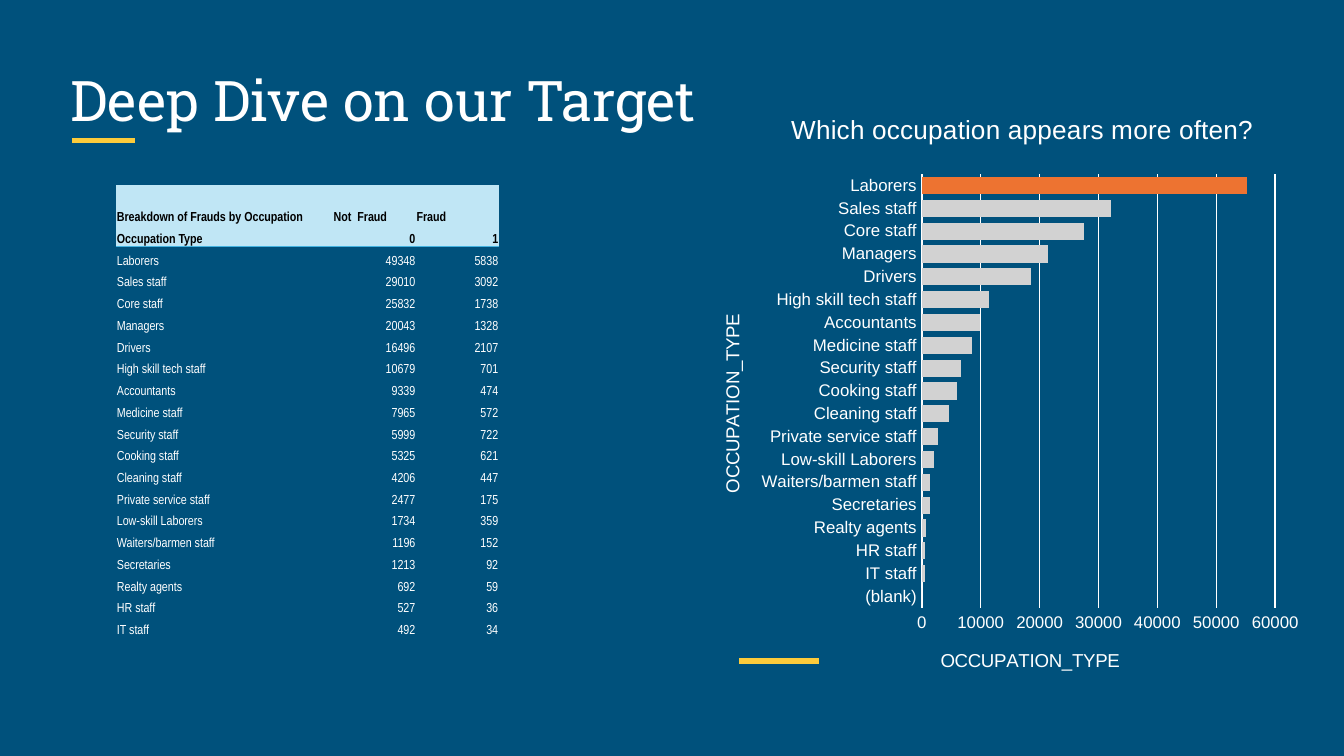
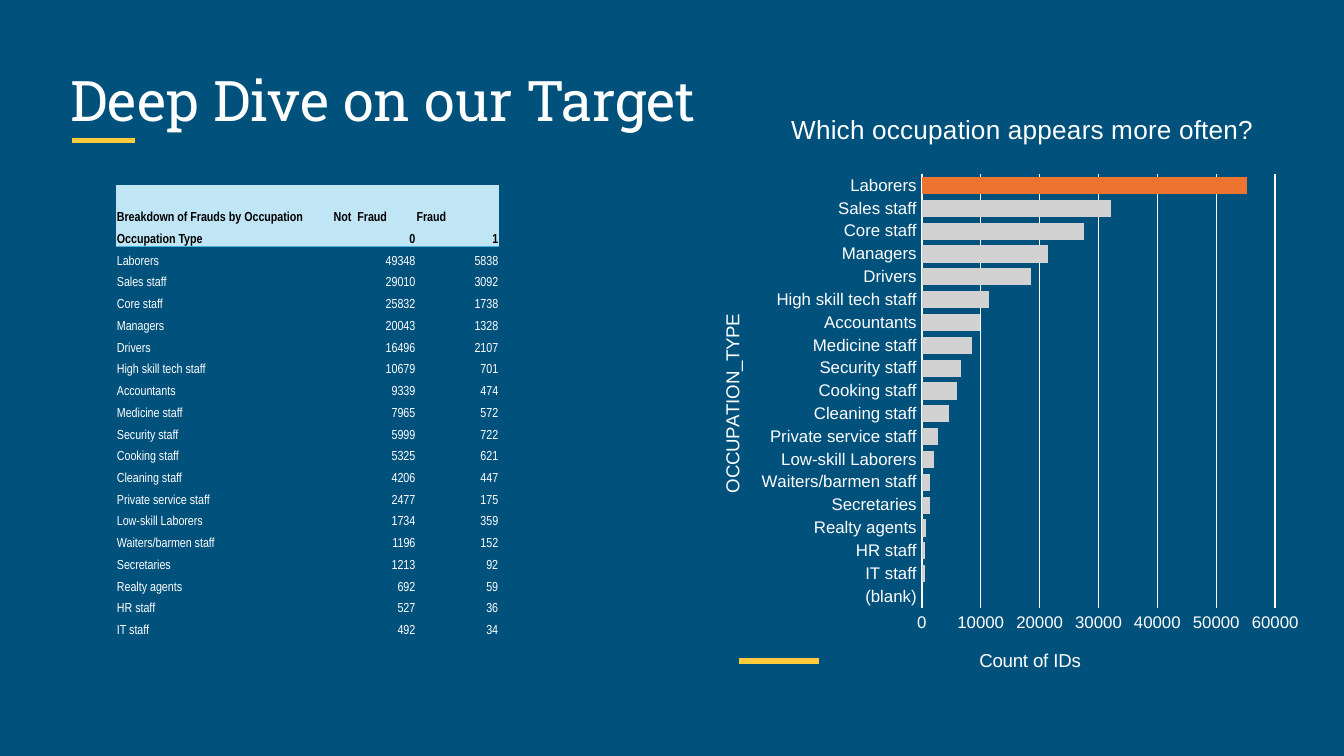
Before and after one commit to leandro-sartini/AISCB_FraudDetection, a slide deck: slide 8 of reports/Week 4 Presentation/Compiled Presentation 1.pptx. Drawn at 1344x756 pixels with LibreOffice and Linux fonts; fonts in the diff are those of the drawing; background and template pictures are left out. Boxes give left, top, right and bottom in pixels: in the first picture for what was removed or moved away, otherwise in the second. Text is boxed around its words. In the diff, an @@ line names an element or a change of style, - is before the commit and + after.

```diff
--- a/reports/Week 4 Presentation/Compiled Presentation 1.pptx
+++ b/reports/Week 4 Presentation/Compiled Presentation 1.pptx
@@ bar chart at box(694, 98, 1312, 700) @@
@@ value axis title "OCCUPATION_TYPE " to "Count of IDs " @@
```
Also in this commit, not shown: 3 other slides changed.
